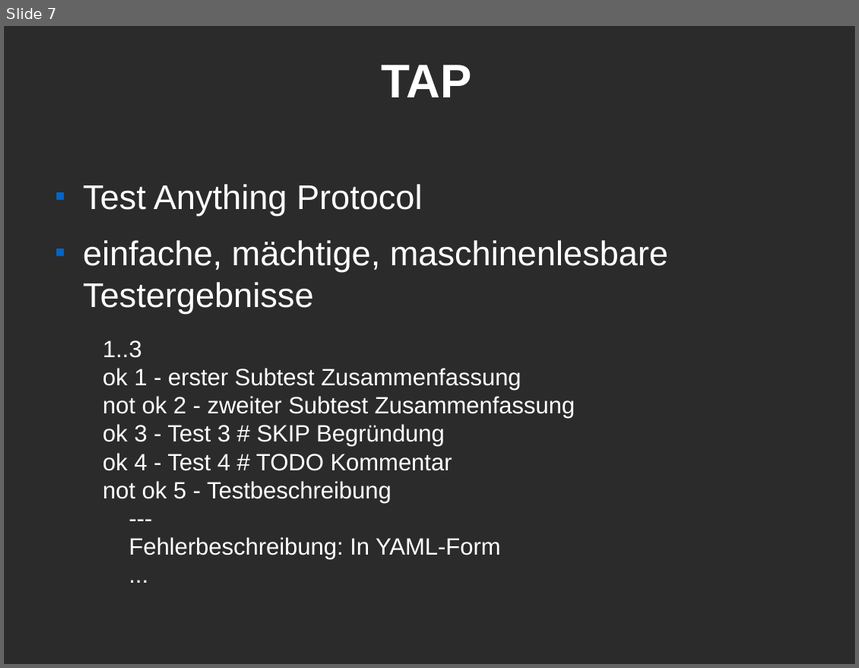
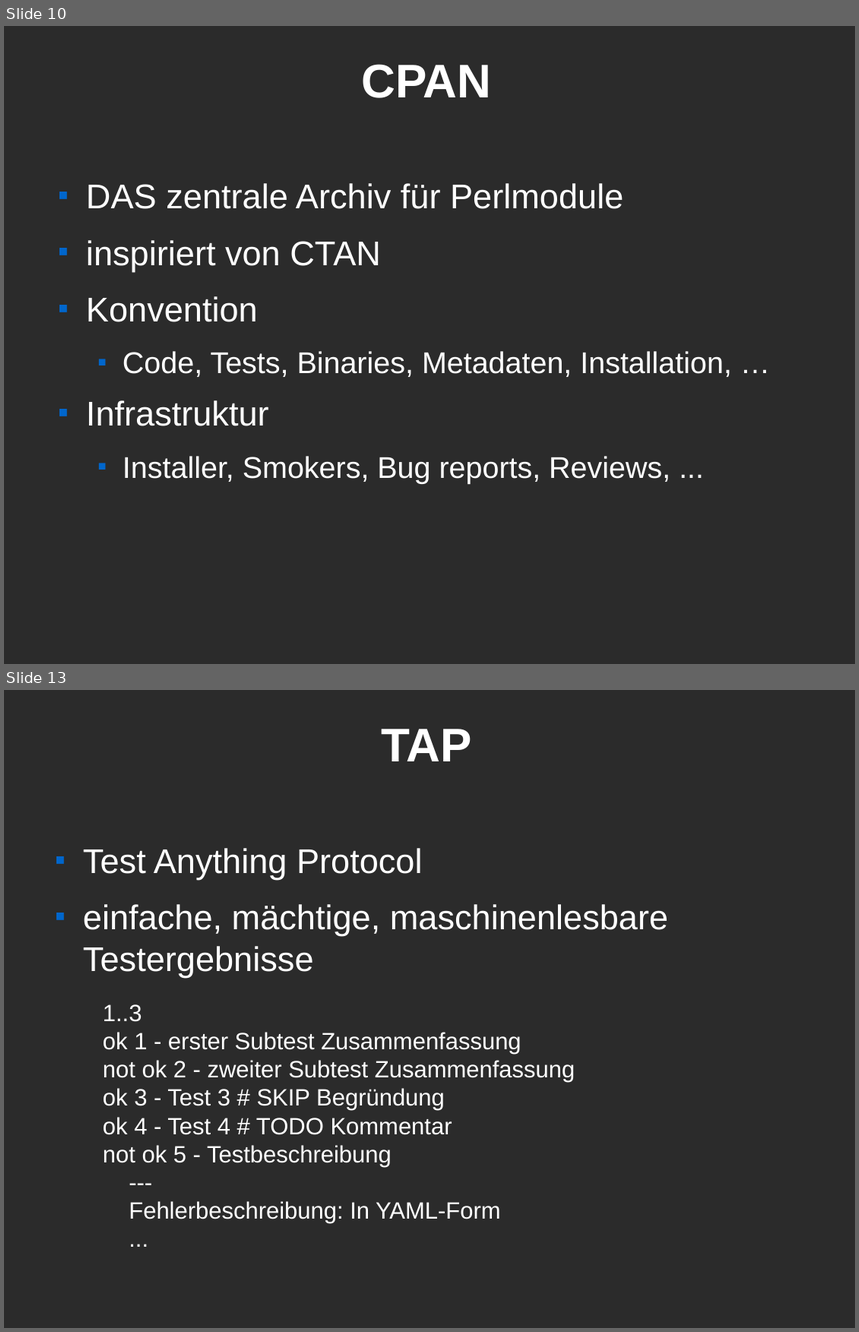
Before and after one commit to Caldrin/Vortrag_CLT, a slide deck: Modern Perl.odp. Shown one above the other, each under a label of ours: slide 7 before the commit, slides 10 and 13 after it; the slides between them are not shown. The pictures are 859x668 and 859x1332 pixels, drawn with LibreOffice and Linux fonts; fonts in the diff are those of the drawing; background and template pictures are left out; a plain dark background stands for a picture behind light text. Boxes give left, top, right and bottom in pixels: in the first picture for what was removed or moved away, otherwise in the second. Text is boxed around its words. In the diff, an @@ line names an element or a change of style, - is before the commit and + after.

```diff
--- a/Modern Perl.odp
+++ b/Modern Perl.odp
@@ slide 10 added at bbox=[4, 26, 855, 664], background picture (left out) @@
@@ title added at bbox=[361, 64, 491, 98], 44 pt, text #FFFFFF, bold @@
+CPAN
@@ text added at bbox=[86, 183, 732, 484], 28 pt, text #FFFFFF @@
+■ DAS zentrale Archiv für Perlmodule
+■ inspiriert von CTAN
+■ Konvention
+  ■ Code, Tests, Binaries, Metadaten, Installation, …
+■ Infrastruktur
+  ■ Installer, Smokers, Bug reports, Reviews, ...
@@ what was slide 7 is now slide 13 @@
```
Also in this commit, not shown: 2 slides changed, 11 other slides added, 1 slide removed.
